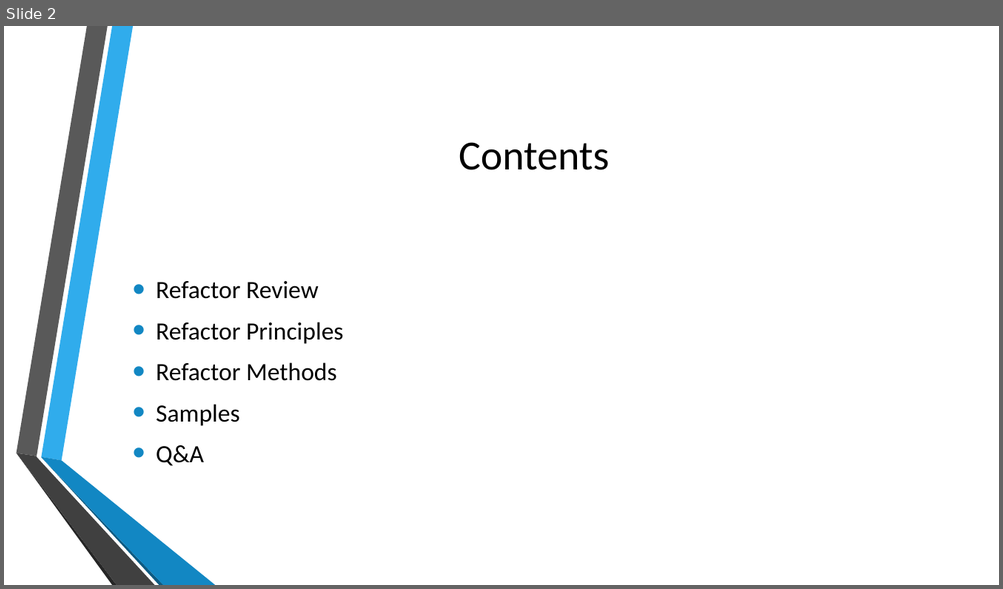
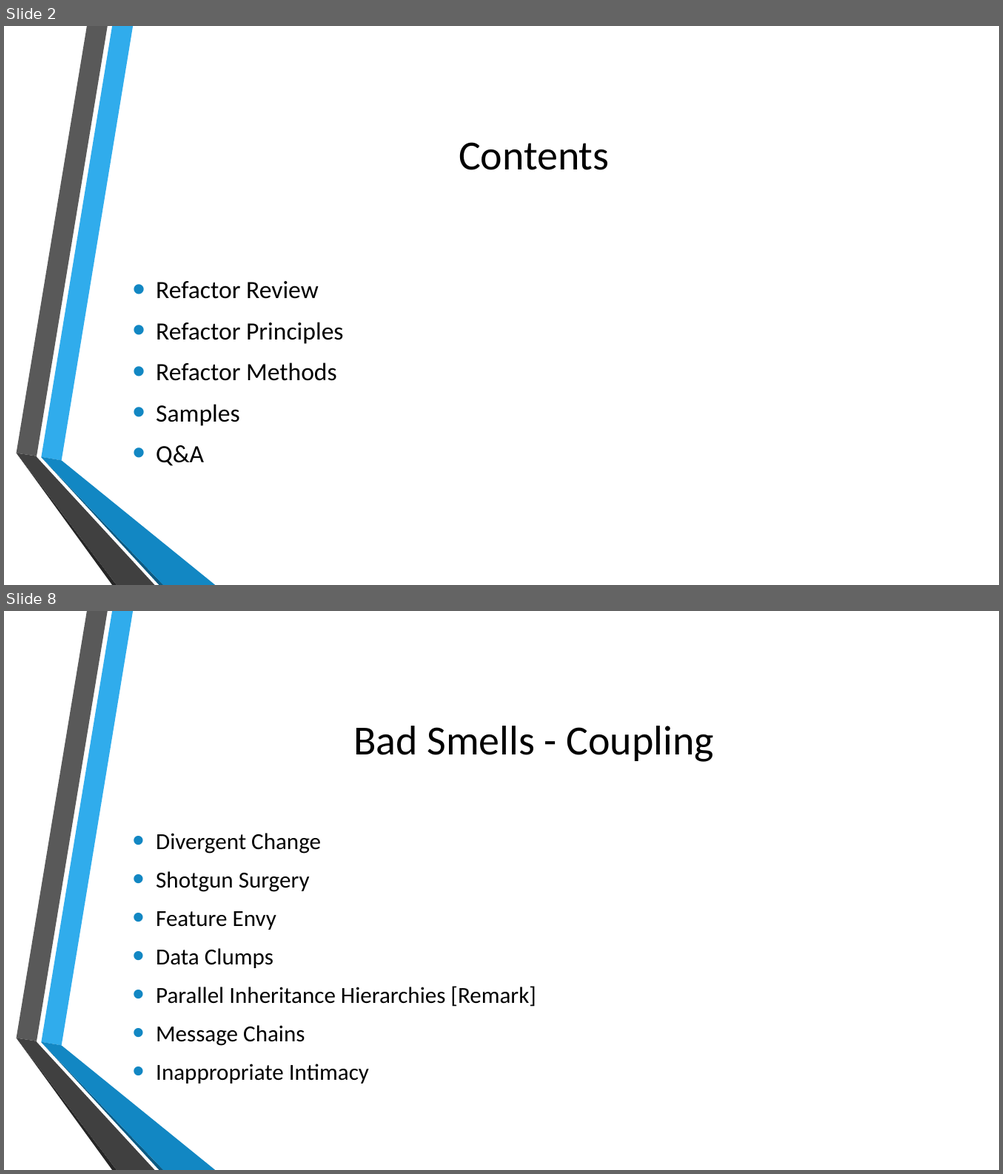
Before and after one commit to zhangyun/sharings, a slide deck: Refactoring - Java/Refactoring.pptx. Shown one above the other, each under a label of ours: slide 2 before the commit, slides 2 and 8 after it; the slides between them are not shown. The pictures are 1003x589 and 1003x1174 pixels, drawn with LibreOffice and Linux fonts; fonts in the diff are those of the drawing; background and template pictures are left out. Boxes give left, top, right and bottom in pixels: in the first picture for what was removed or moved away, otherwise in the second. Text is boxed around its words. In the diff, an @@ line names an element or a change of style, - is before the commit and + after.

```diff
--- a/Refactoring - Java/Refactoring.pptx
+++ b/Refactoring - Java/Refactoring.pptx
@@ slide 8 added at bbox=[4, 611, 999, 1170], background picture (left out); not listed: 6 template elements that a slide beside it also shows @@
@@ title added at bbox=[353, 726, 714, 762], 40 pt, text #000000 @@
+Bad Smells - Coupling
@@ text added at bbox=[156, 833, 535, 1084], 22.2 pt, text #000000 @@
+• Divergent Change
+• Shotgun Surgery
+• Feature Envy
+• Data Clumps
+• Parallel Inheritance Hierarchies [Remark]
+• Message Chains
+• Inappropriate Intimacy
```
Also in this commit, not shown: 1 slide changed, 11 other slides added, 2 slides removed.
